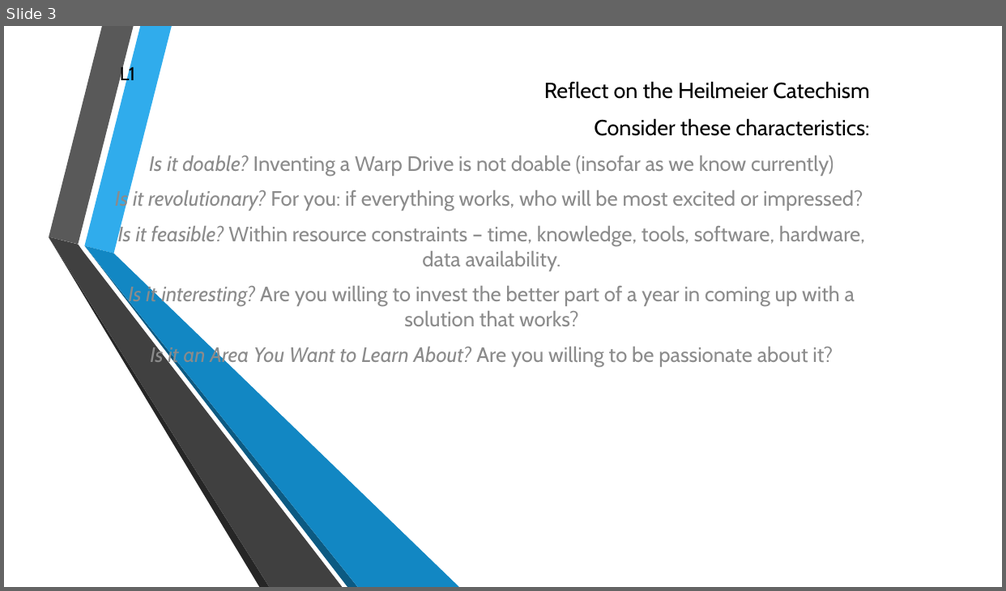
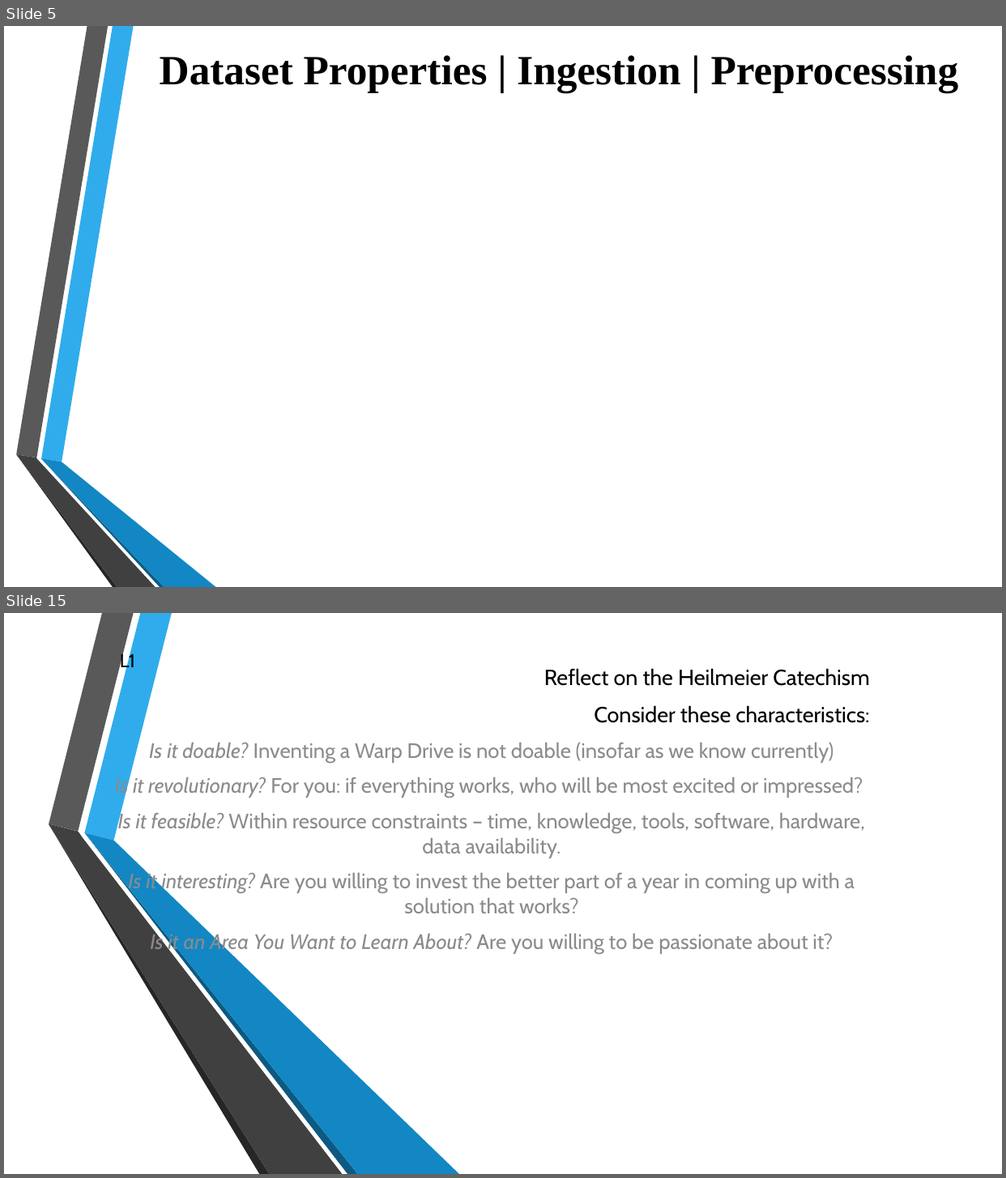
Before and after one commit to ADA-GWU/guidedresearchproject-aliasgerovs, a slide deck: presentations/Final_Presentation.pptx. Shown one above the other, each under a label of ours: slide 3 before the commit, slides 5 and 15 after it; the slides between them are not shown. The pictures are 1006x591 and 1006x1178 pixels, drawn with LibreOffice and Linux fonts; fonts in the diff are those of the drawing; background and template pictures are left out. Boxes give left, top, right and bottom in pixels: in the first picture for what was removed or moved away, otherwise in the second. Text is boxed around its words. In the diff, an @@ line names an element or a change of style, - is before the commit and + after.

```diff
--- a/presentations/Final_Presentation.pptx
+++ b/presentations/Final_Presentation.pptx
@@ slide 5 added at bbox=[4, 26, 1002, 587], background picture (left out) @@
@@ title added at bbox=[160, 55, 959, 92], 40 pt, text #000000, bold @@
+Dataset Properties | Ingestion | Preprocessing
@@ group added at bbox=[16, 26, 216, 587]: 6 freeform shapes @@
@@ what was slide 3 is now slide 15 @@
```
Also in this commit, not shown: 1 slide changed, 12 other slides added, 2 slides removed.
